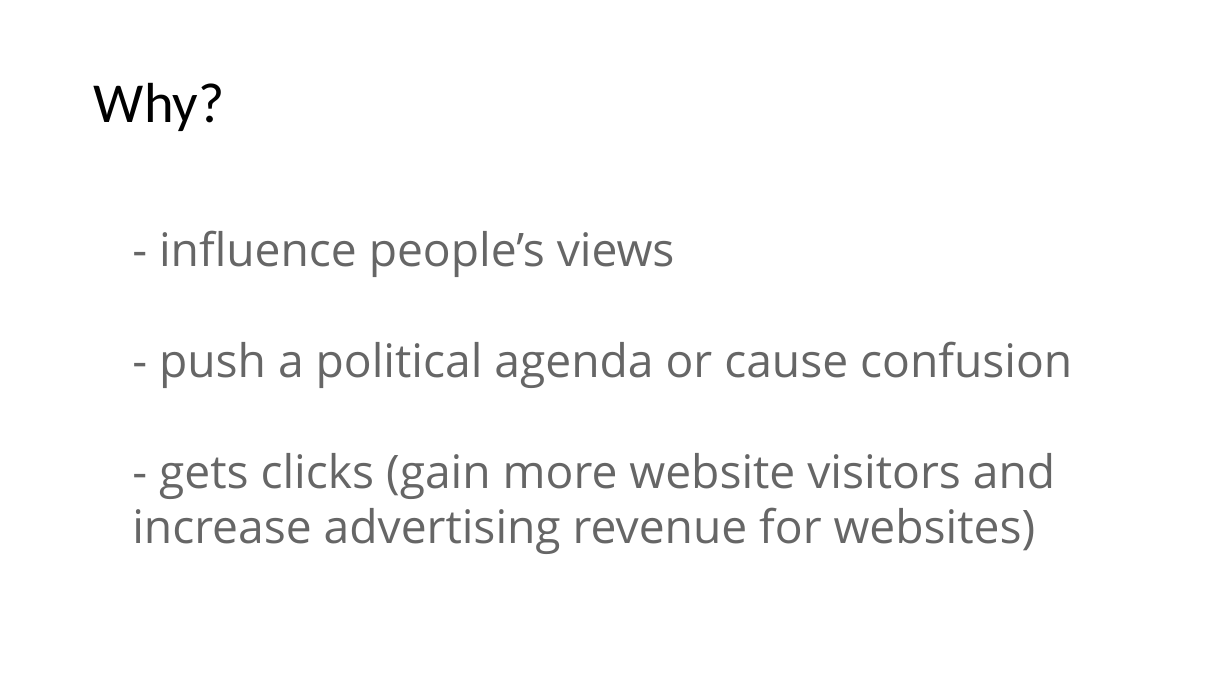
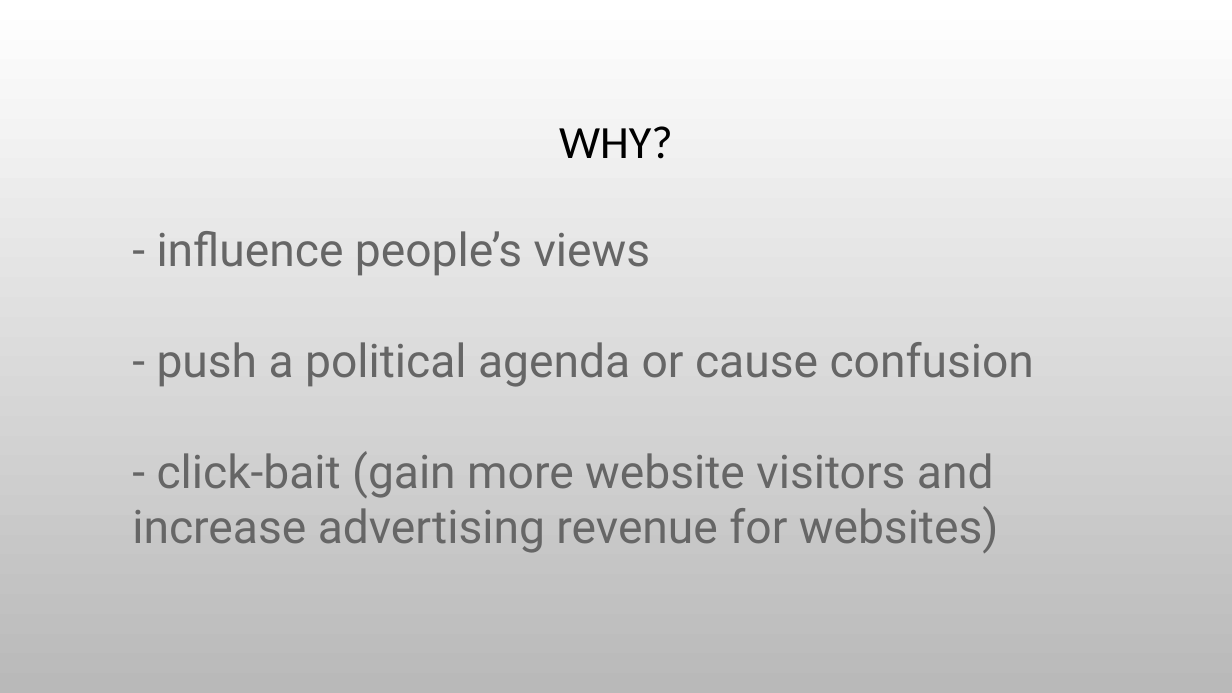
Before and after one commit to tanyaz80/final_bootcamp_project, a slide deck: slide 3 of Presentation/fake_news_detector_dec_2022.pptx. Drawn at 1232x693 pixels with LibreOffice and Linux fonts; fonts in the diff are those of the drawing; background and template pictures are left out. Boxes give left, top, right and bottom in pixels: in the first picture for what was removed or moved away, otherwise in the second. Text is boxed around its words. In the diff, an @@ line names an element or a change of style, - is before the commit and + after.

```diff
--- a/Presentation/fake_news_detector_dec_2022.pptx
+++ b/Presentation/fake_news_detector_dec_2022.pptx
@@ background #FFFFFF to picture (left out) @@
@@ title at box(559, 126, 673, 159): text changed; size 44 to 36 pt @@
-Why?
+WHY?
@@ text at box(157, 231, 1034, 387): font Open Sans to Roboto in "- influence people’s views", "- push a political agenda or cause ..." @@
@@ text at box(132, 451, 999, 553): text changed; font Open Sans to Roboto @@
-- gets clicks (gain more website visitors and increase advertising revenue for websites)
+- click-bait (gain more website visitors and increase advertising revenue for websites)
```
Also in this commit, not shown: 12 other slides changed, 7 slides added, 1 slide removed, 4 other files.
